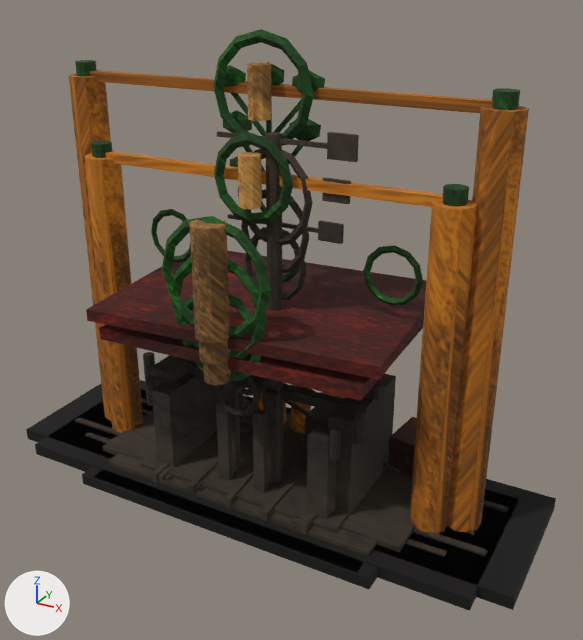
One commit to the Blender file pilots/map-rebuild-spike/landmarks/seed-run/seed-run-landmarks.blend: the scene before it, then after it.
Both versions are drawn from a 50 mm camera at (7.02, -11.98, 9.45) aimed at (0.49, -0.1, 3.52). The axes (+X, +Y, +Z) are drawn at lower left. The lights are the same throughout. The first picture is the older version.

The first picture shows 'center-seed-vault', 'east-seed-vault', 'north-basin-waygate', 'south-seed-caravan-gate', 'west-seed-vault'.
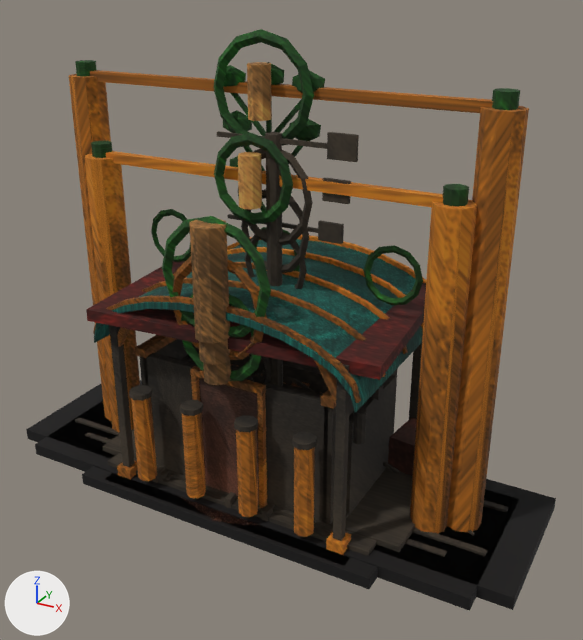
Commit message: art(store): Seed Run — enclose and brace the curved seed vault

Pixel boxes (x1, y1, x2, y2) of what changed, in the pictures (583 x 640 px):
'center-seed-vault', reshaped: before (98, 110, 423, 572); after (93, 110, 426, 555)
part 1 of me_center_seed_vault_mesh, added (mostly hidden): after (184, 499, 263, 527)
part 2 of me_center_seed_vault_mesh, rebuilt: before (99, 323, 423, 401); after (94, 239, 423, 413)
part 3 of me_center_seed_vault_mesh, built on (mostly hidden before): before (98, 397, 364, 572); after (93, 235, 426, 555)
part 4 of me_center_seed_vault_mesh, surface changed: (173, 256, 267, 359) in both

The change in detail:
me_center_seed_vault_mesh is used by ob_center_seed_vault; location (0.0, 0.0, 0.0).
me_center_seed_vault_mesh had 1226 vertices, 632 faces and spanned x -2.85..2.85, y -2.16..2.16, z 0.0..7.17.
me_center_seed_vault_mesh now has 2086 vertices, 1270 faces and spans x -2.85..2.85, y -2.16..2.16, z 0.0..7.17.
me_center_seed_vault_mesh part 1: a new loose piece, an 8-sided cylinder along z spanning x -2.85..2.85, y -2.14..2.05, z 0.0..0.22, in mat_seed_runlandmarkpackmaterial (picture img_seed_runlandmarkatlas).
me_center_seed_vault_mesh part 2: the loose piece of 8 vertices spanning x -2.63..2.63, y -1.95..2.16, z 3.22..3.44 is rebuilt with 52 vertices and now spans x -2.63..2.63, y -1.95..2.16, z 3.1..4.32.
me_center_seed_vault_mesh part 3: 8 vertices removed from x -2.85..2.85, y -2.15..2.05, z 0.0..0.22; 808 vertices added at x -2.67..2.67, y -2.07..2.12, z 0.22..4.4.
me_center_seed_vault_mesh part 4: 48 kept faces spanning x -0.96..0.96, y -1.87..-1.67, z 3.3..5.22 get new texture (UV) coordinates.
